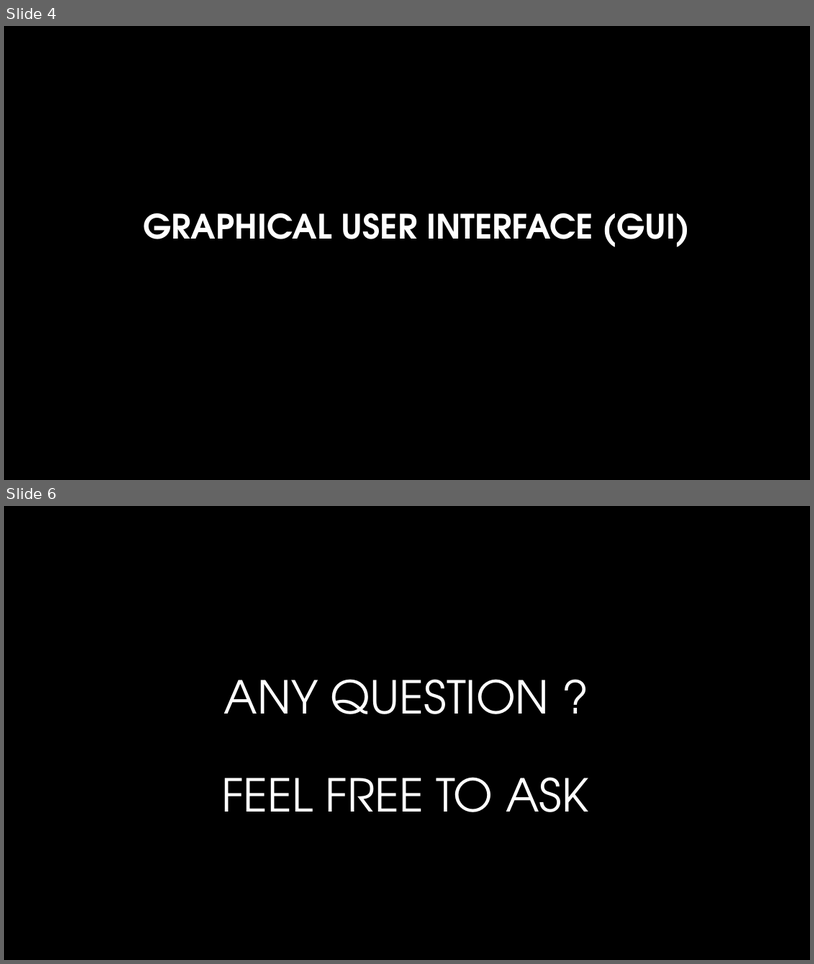
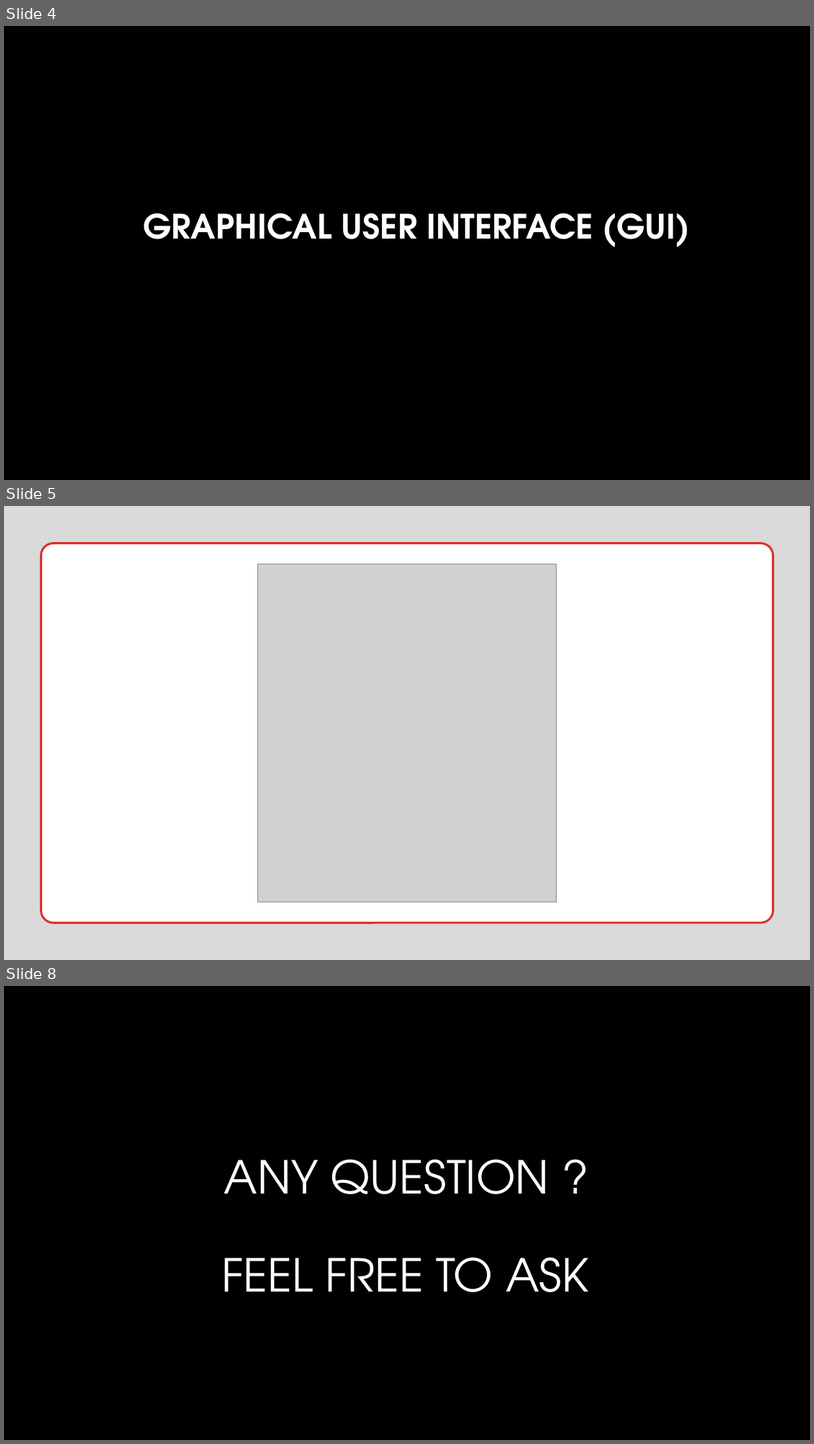
Before and after one commit to AresChris/DWWM, a slide deck: xCode/presentation_xcode.pptx. Shown one above the other, each under a label of ours: slides 4 and 6 before the commit, slides 4, 5 and 8 after it; the slides between them are not shown. The pictures are 814x964 and 814x1444 pixels, drawn with LibreOffice and Linux fonts; fonts in the diff are those of the drawing; grey boxes stand for pictures; background and template pictures are left out. Boxes give left, top, right and bottom in pixels: in the first picture for what was removed or moved away, otherwise in the second. Text is boxed around its words. In the diff, an @@ line names an element or a change of style, - is before the commit and + after.

```diff
--- a/xCode/presentation_xcode.pptx
+++ b/xCode/presentation_xcode.pptx
@@ slide 5 added at box(4, 506, 810, 960), background #DADADA @@
@@ picture added at box(4, 506, 810, 602) @@
@@ rectangle added at box(4, 506, 810, 960), fill #DADADA @@
@@ rounded rectangle added at box(41, 543, 774, 922), fill #FFFFFF, outline #DF2E28 2.5 pt @@
@@ rounded rectangle added at box(46, 548, 768, 917), fill #FFFFFF @@
@@ picture added at box(257, 564, 557, 901) @@
@@ what was slide 6 is now slide 8 @@
```
Also in this commit, not shown: 1 other slide added, 6 other files.
